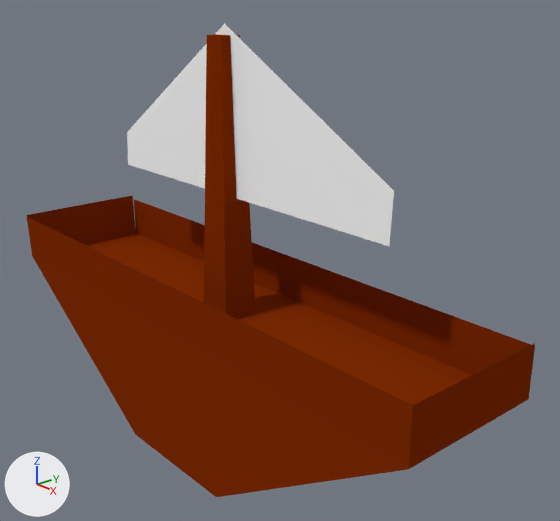
A saved change to the Blender file King Of Kings Docs/Models/fishingboat1.blend.
The view is the same before and after, from a 50 mm camera at (7.97, -5.96, 5.2) aimed at (0.52, 0.51, 1.78). Every picture has the same lights, and +X, +Y and +Z are marked at lower left.
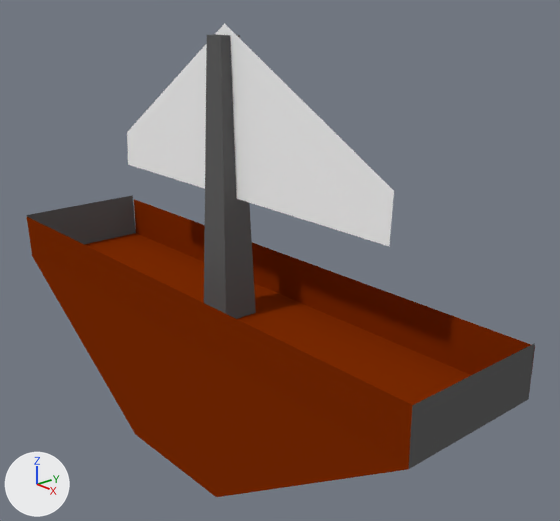
Pixel boxes (x1, y1, x2, y2) of what changed, in the pictures (560 x 521 px):
'Cube.001', recoloured (brown to grey)
    both: (204, 34, 256, 319)
part 1 of me_cube, recoloured
    both: (27, 195, 535, 469)

Patch to the scene script:
```diff
--- a/King Of Kings Docs/Models/fishingboat1.blend.py
+++ b/King Of Kings Docs/Models/fishingboat1.blend.py
@@ mat_material_003 @@
+mat_material_003 = diffuse_material('Material.003')
+mat_material_003.base_color = (0.123, 0.123, 0.123)  # dark grey #626262
@@ me_cube_001 @@
 me_cube_001.from_pydata(...)  # 8 vertices, 6 faces; spans x -1.0..1.0, y -1.0..1.0, z -1.0..1.0
-me_cube_001.materials.append(mat_material_002)  # brown #812d03
+me_cube_001.materials.append(mat_material_003)  # dark grey #626262
@@ me_cube @@
 me_cube.from_pydata(...)  # 16 vertices, 10 faces; spans x -4.08..4.09, y -1.02..1.0, z -1.0..1.72
 # used by ob_cube; location = (0.0, 0.0, 0.0)
+# me_cube part 1: all 2 faces centred in x -4.08..4.08, y -0.01..0.0, z 1.33..1.36 switch from mat_material_002 (brown #812d03) to mat_material_003 (dark grey #626262)
```
